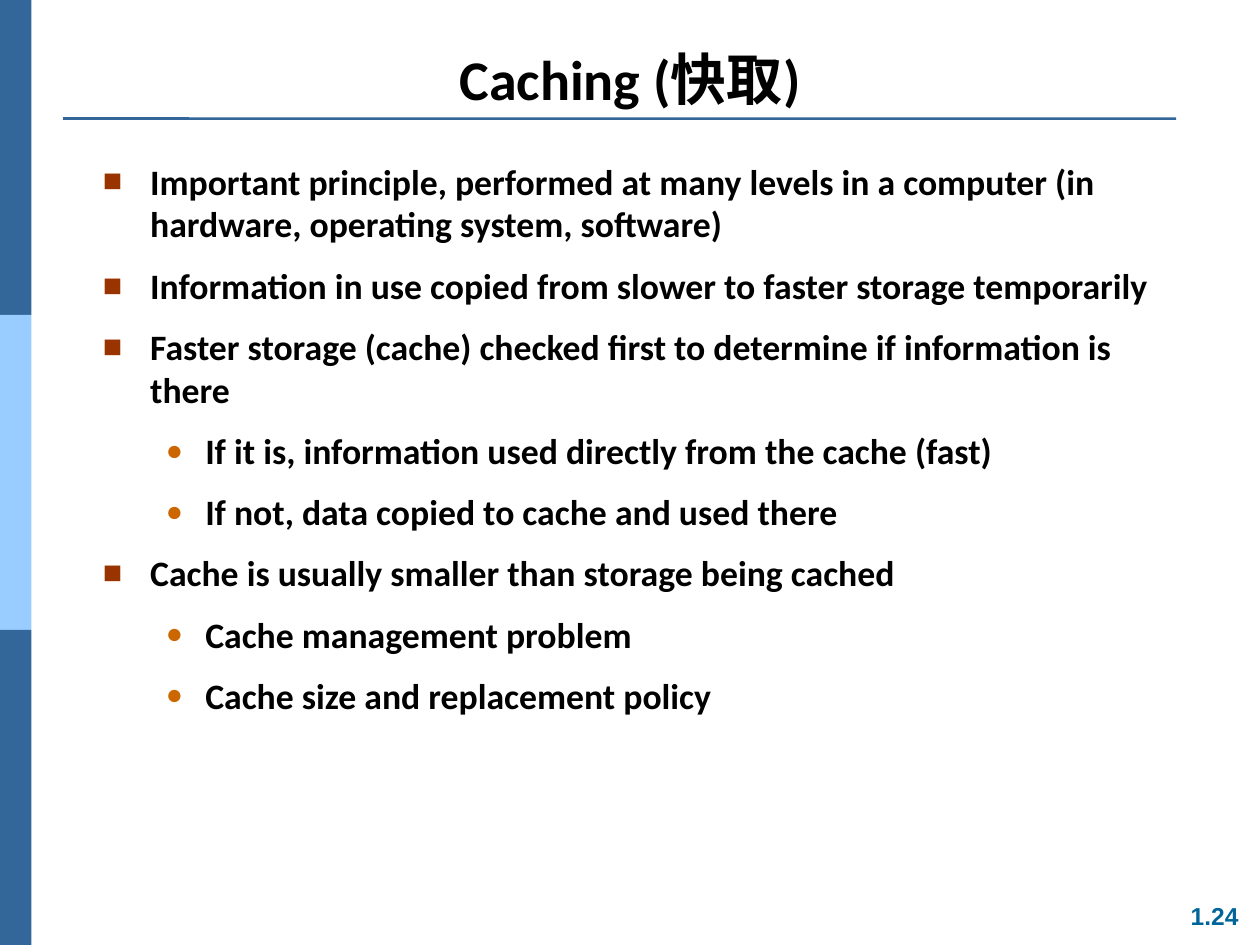
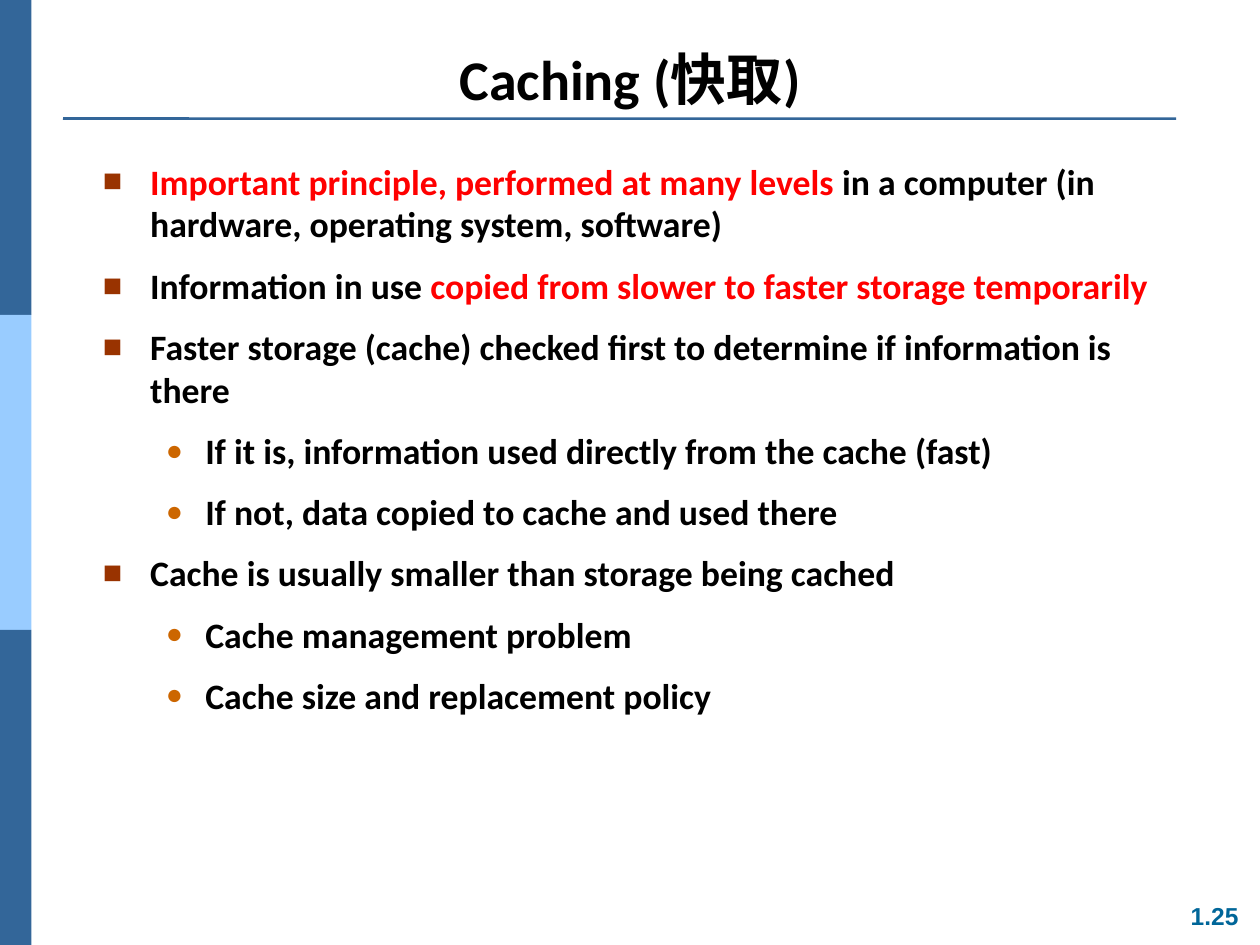
Before and after one commit to Yang09701194/OS_Learning, a slide deck: slide 25 of ch01.ppt (slide 24 before the commit). Drawn at 1260x945 pixels with LibreOffice and Linux fonts; fonts in the diff are those of the drawing. Boxes give left, top, right and bottom in pixels: in the first picture for what was removed or moved away, otherwise in the second. Text is boxed around its words. In the diff, an @@ line names an element or a change of style, - is before the commit and + after.

```diff
--- a/ch01.ppt
+++ b/ch01.ppt
@@ text at (150,168,1148,305): text colour #000000 to #FF0000 in "Important principle, performed at many levels", "copied from slower to faster storage temporarily" @@
@@ page number at (1191,908,1239,926): text changed @@
-1.24
+1.25
```
Also in this commit, not shown: 5 other slides changed, 2 slides added.
